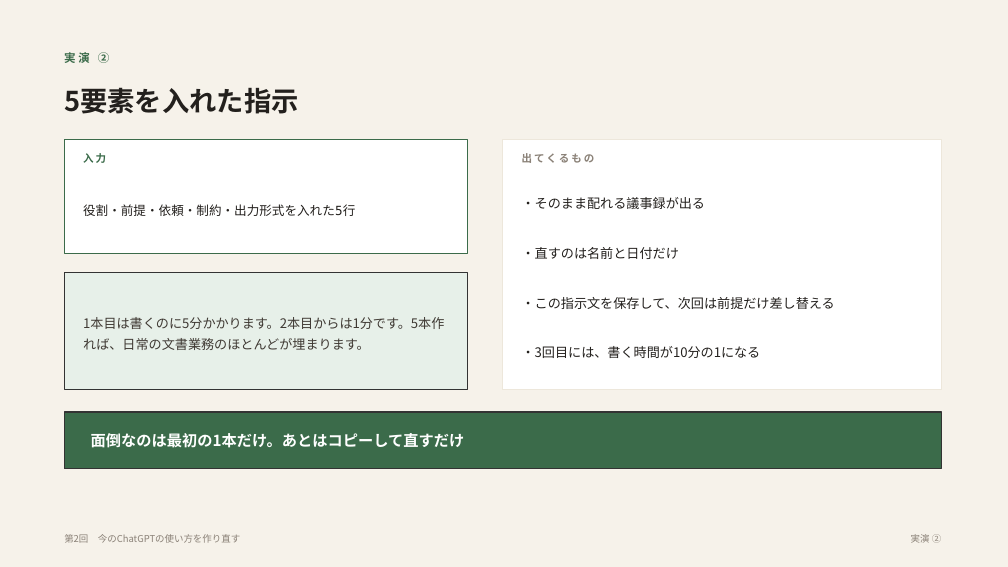
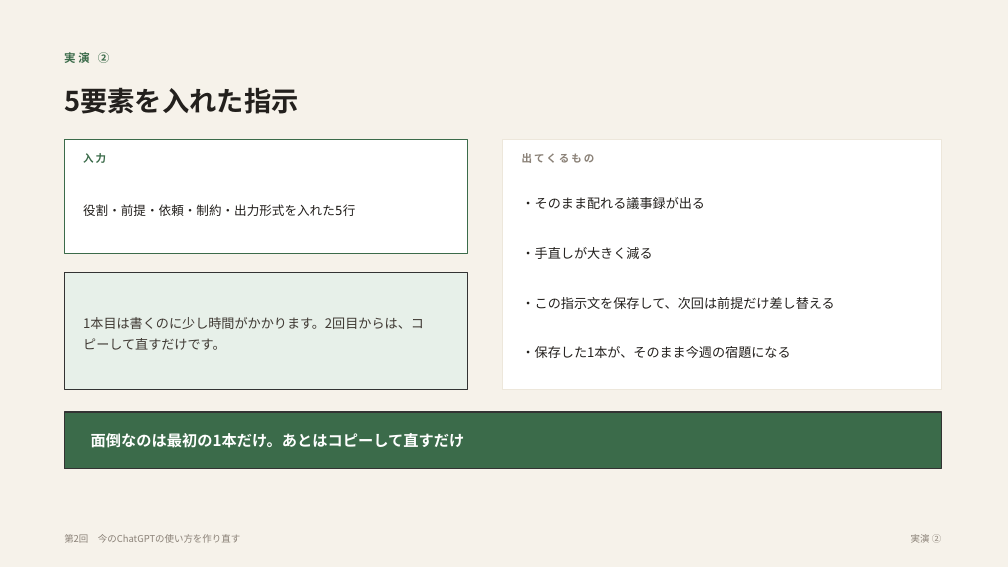
Before and after one commit to yusuke-aoki-bit/founders-ai-program, a slide deck: slide 7 of slides/pptx/第02回_今のChatGPTの使い方を作り直す.pptx. Drawn at 1008x567 pixels with LibreOffice and Linux fonts; fonts in the diff are those of the drawing. Boxes give left, top, right and bottom in pixels: in the first picture for what was removed or moved away, otherwise in the second. Text is boxed around its words. In the diff, an @@ line names an element or a change of style, - is before the commit and + after.

```diff
--- a/slides/pptx/第02回_今のChatGPTの使い方を作り直す.pptx
+++ b/slides/pptx/第02回_今のChatGPTの使い方を作り直す.pptx
@@ text at (522, 247, 653, 259): text changed @@
-・直すのは名前と日付だけ
+・手直しが大きく減る
@@ text at (83, 317, 424, 350): text changed @@
-1本目は書くのに5分かかります。2本目からは1分です。5本作れば、日常の文書業務のほとんどが埋まります。
+1本目は書くのに少し時間がかかります。2回目からは、コピーして直すだけです。
@@ text at (522, 346, 791, 358): text changed @@
-・3回目には、書く時間が10分の1になる
+・保存した1本が、そのまま今週の宿題になる
```
Also in this commit, not shown: 2 other slides changed, 2 other files.
